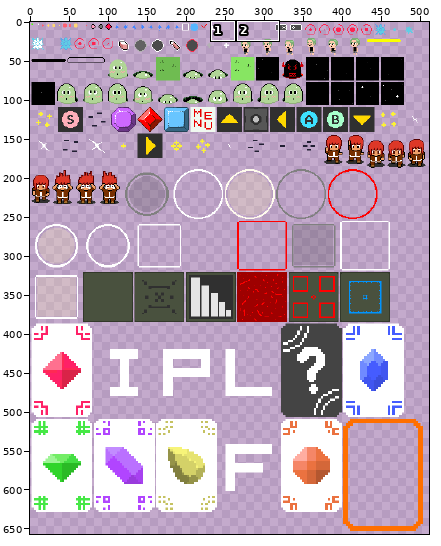
Sprite sheet: cocos2dx_playground/Resources/textures/texture_001.png. Above: a wide view before the commit, with the close-up outlined.
Close-up. Earlier state:
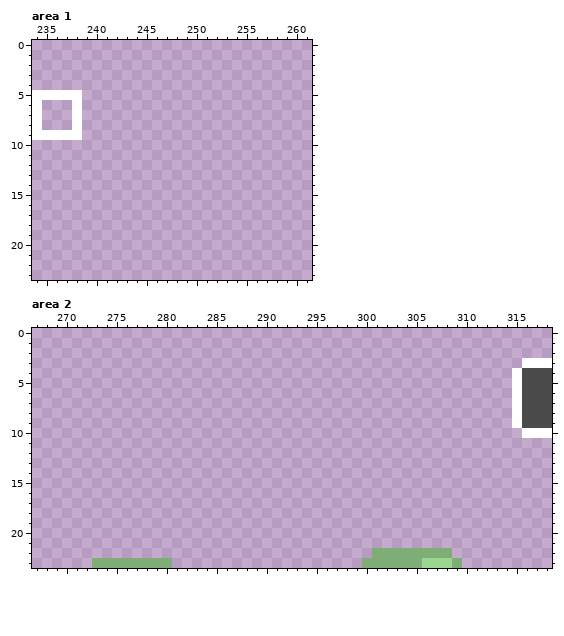
The file is 512x1024 pixels. Colours within 5 levels of each other are drawn and written as one. Shown: area 1: x 234..261, y 0..23; area 2: x 267..318, y 0..23. The old version is drawn lined up with the new one. The wide view leaves out empty margins.
Now the later version:
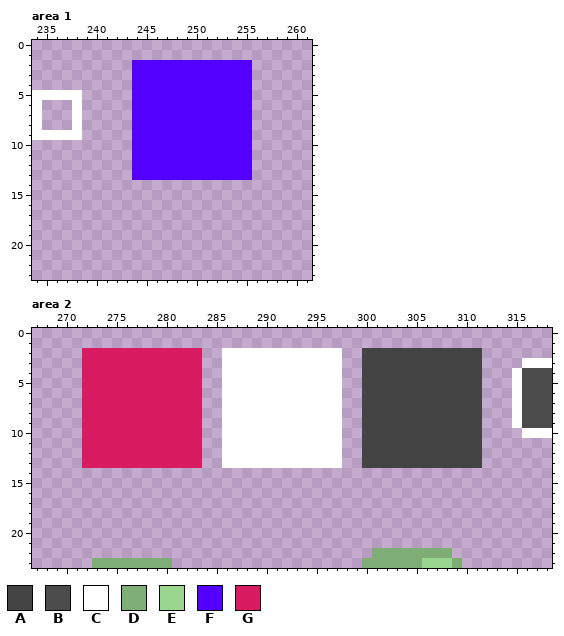
Palette (. is transparent): A #444444  B #4b4b4b  C #ffffff  D #7ead75  E #9bd691  F #5400ff  G #d81b60
Diff:
{"change": "drawings rearranged on the sheet (the old picture shows each at its new place)"}
{"where": "area 1"}
{"y":2,"x":244,"old":"............","new":"FFFFFFFFFFFF"}
{"y":3,"x":244,"old":"............","new":"FFFFFFFFFFFF"}
{"y":4,"x":244,"old":"............","new":"FFFFFFFFFFFF"}
{"y":5,"x":244,"old":"............","new":"FFFFFFFFFFFF"}
{"y":6,"x":244,"old":"............","new":"FFFFFFFFFFFF"}
{"y":7,"x":244,"old":"............","new":"FFFFFFFFFFFF"}
{"y":8,"x":244,"old":"............","new":"FFFFFFFFFFFF"}
{"y":9,"x":244,"old":"............","new":"FFFFFFFFFFFF"}
{"y":10,"x":244,"old":"............","new":"FFFFFFFFFFFF"}
{"y":11,"x":244,"old":"............","new":"FFFFFFFFFFFF"}
{"y":12,"x":244,"old":"............","new":"FFFFFFFFFFFF"}
{"y":13,"x":244,"old":"............","new":"FFFFFFFFFFFF"}
{"where": "area 2"}
{"y":2,"x":272,"old":"............","new":"GGGGGGGGGGGG"}
{"y":2,"x":286,"old":"............","new":"CCCCCCCCCCCC"}
{"y":2,"x":300,"old":"............","new":"AAAAAAAAAAAA"}
{"y":3,"x":272,"old":"............","new":"GGGGGGGGGGGG"}
{"y":3,"x":286,"old":"............","new":"CCCCCCCCCCCC"}
{"y":3,"x":300,"old":"............","new":"AAAAAAAAAAAA"}
{"y":4,"x":272,"old":"............","new":"GGGGGGGGGGGG"}
{"y":4,"x":286,"old":"............","new":"CCCCCCCCCCCC"}
{"y":4,"x":300,"old":"............","new":"AAAAAAAAAAAA"}
{"y":5,"x":272,"old":"............","new":"GGGGGGGGGGGG"}
{"y":5,"x":286,"old":"............","new":"CCCCCCCCCCCC"}
{"y":5,"x":300,"old":"............","new":"AAAAAAAAAAAA"}
{"y":6,"x":272,"old":"............","new":"GGGGGGGGGGGG"}
{"y":6,"x":286,"old":"............","new":"CCCCCCCCCCCC"}
{"y":6,"x":300,"old":"............","new":"AAAAAAAAAAAA"}
{"y":7,"x":272,"old":"............","new":"GGGGGGGGGGGG"}
{"y":7,"x":286,"old":"............","new":"CCCCCCCCCCCC"}
{"y":7,"x":300,"old":"............","new":"AAAAAAAAAAAA"}
{"y":8,"x":272,"old":"............","new":"GGGGGGGGGGGG"}
{"y":8,"x":286,"old":"............","new":"CCCCCCCCCCCC"}
{"y":8,"x":300,"old":"............","new":"AAAAAAAAAAAA"}
{"y":9,"x":272,"old":"............","new":"GGGGGGGGGGGG"}
{"y":9,"x":286,"old":"............","new":"CCCCCCCCCCCC"}
{"y":9,"x":300,"old":"............","new":"AAAAAAAAAAAA"}
{"y":10,"x":272,"old":"............","new":"GGGGGGGGGGGG"}
{"y":10,"x":286,"old":"............","new":"CCCCCCCCCCCC"}
{"y":10,"x":300,"old":"............","new":"AAAAAAAAAAAA"}
{"y":11,"x":272,"old":"............","new":"GGGGGGGGGGGG"}
{"y":11,"x":286,"old":"............","new":"CCCCCCCCCCCC"}
{"y":11,"x":300,"old":"............","new":"AAAAAAAAAAAA"}
{"y":12,"x":272,"old":"............","new":"GGGGGGGGGGGG"}
{"y":12,"x":286,"old":"............","new":"CCCCCCCCCCCC"}
{"y":12,"x":300,"old":"............","new":"AAAAAAAAAAAA"}
{"y":13,"x":272,"old":"............","new":"GGGGGGGGGGGG"}
{"y":13,"x":286,"old":"............","new":"CCCCCCCCCCCC"}
{"y":13,"x":300,"old":"............","new":"AAAAAAAAAAAA"}
{"label":"added","picture_box":[132,60,252,180]}
{"label":"added","picture_box":[82,348,482,468]}
